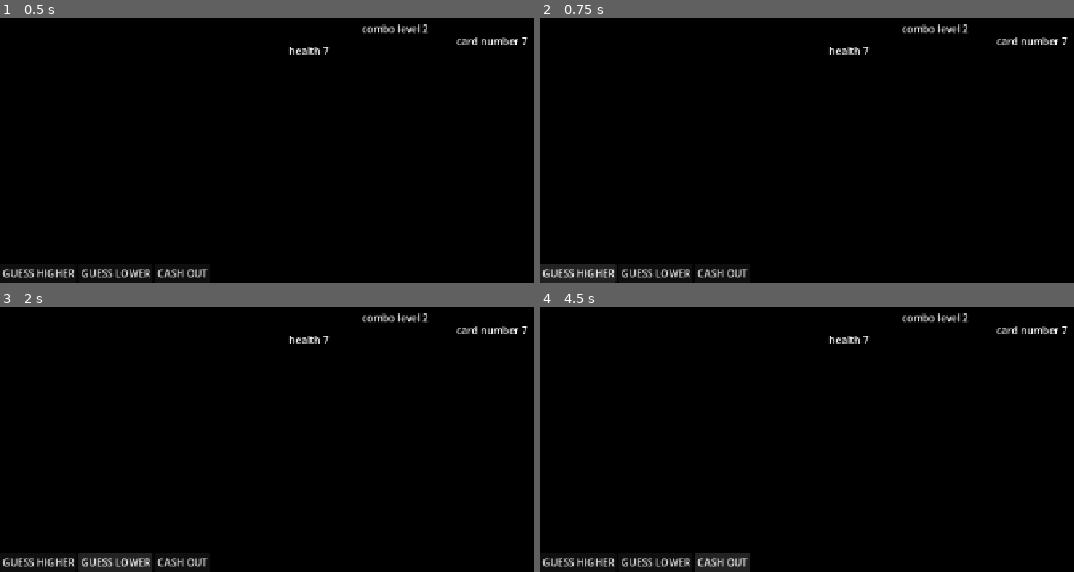
Above: before the commit, frames 1-4 (two rows, left to right).
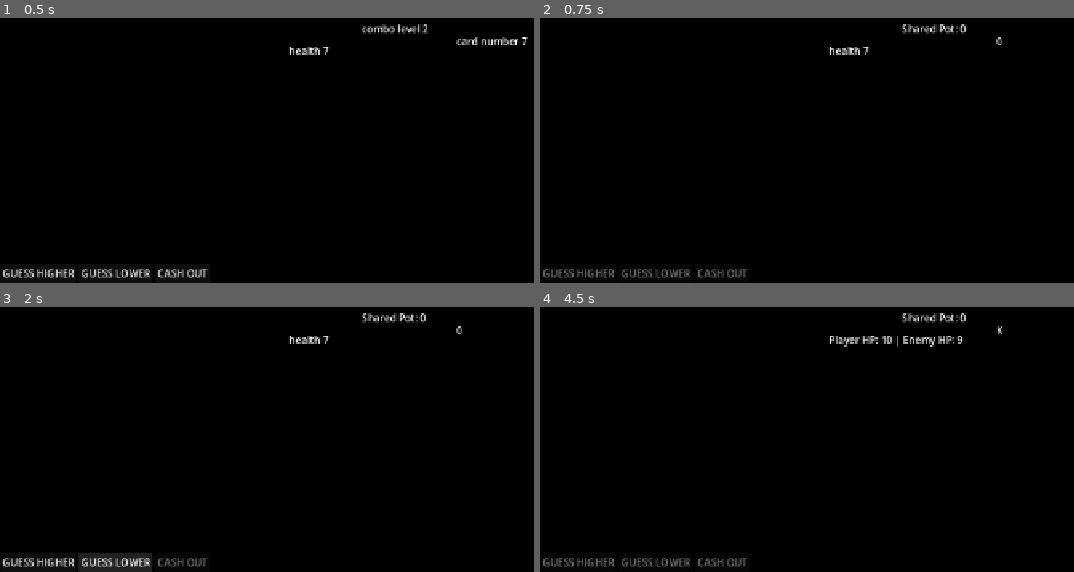
Above: after the commit, the same moments.

Repository: wadahac/HighLowPrototype
Game: Godot game, scene res://scenes/main.tscn
The game is run twice, just before and just after one commit, with the same random seed, the same clock (stepped at 60 frames per second) and the same inputs.
Inputs (mouse positions are in pixels of both pictures, inside the frame that each line leads up to):
- Up to frame 1 (0.5 s): no input
- Up to frame 2 (0.75 s): click "GUESS HIGHER" at 0.5 s
- Up to frame 3 (2 s): click (117, 561) at 1.25 s, where only the run before the commit has a clickable "GUESS LOWER"
- Up to frame 4 (4.5 s): click (721, 561) at 2 s, where only the run before the commit has a clickable "CASH OUT"; click "GUESS HIGHER" at 2.75 s; click (657, 561) at 3.5 s, where only the run before the commit has a clickable "GUESS LOWER"; click "CASH OUT" at 4.25 s

Frame 1 is identical in both runs. In frame 2, 2.0% of the frame differs, in the area x 0-99%, y 2-100%; in frame 3, 0.7%; in frame 4, 2.3%.
Error before the commit: Parse Error: Expected opening "(" after function name. (res://src/HighLowGameManager.gd:313)
Error after the commit: Invalid access to property or key 'pressed' on a base object of type 'null instance'. (res://src/HighLowGameManager.gd:64)

Commit message:
fix: complete player controls setup and helper UI functions in game manager
Co-authored-by: aider (gemini/gemini-3.6-flash) <aider@aider.chat>

Diff:
--- a/high-low-prototype/src/HighLowGameManager.gd
+++ b/high-low-prototype/src/HighLowGameManager.gd
@@ -310,4 +310,61 @@
 		if enemy_ai:
 			enemy_ai.take_turn(active_card, shared_pot, player_hp, enemy_cash_out_and_pass_locked)
 
-func set_player_controls_enabled
+func set_player_controls_enabled(enabled: bool) -> void:
+	higher_button.disabled = not enabled
+	lower_button.disabled = not enabled
+
+	if enabled and is_player_turn:
+		cash_out_button.disabled = player_cash_out_and_pass_locked or shared_pot == 0
+		pass_button.disabled = player_cash_out_and_pass_locked
+
+		chains_button.disabled = chains_trump.is_used
+		executioner_button.disabled = executioner_trump.is_used
+		vision_button.disabled = vision_trump.is_used
+		sacrifice_button.disabled = sacrifice_trump.is_used
+		mirror_button.disabled = mirror_trump.is_used
+	else:
+		cash_out_button.disabled = true
+		pass_button.disabled = true
+		chains_button.disabled = true
+		executioner_button.disabled = true
+		vision_button.disabled = true
+		sacrifice_button.disabled = true
+		mirror_button.disabled = true
+
+func check_game_state() -> bool:
+	if player_hp <= 0:
+		game_over.emit("Enemy")
+		return true
+	elif enemy_hp <= 0:
+		game_over.emit("Player")
+		return true
+	return false
+
+func _update_base_card_ui() -> void:
+	var names = ["", "A", "2", "3", "4", "5", "6", "7", "8", "9", "10", "J", "Q", "K"]
+	if active_card >= 1 and active_card <= 13:
+		base_card_label.text = names[active_card]
+	else:
+		base_card_label.text = str(active_card)
+
+func _update_turn_label() -> void:
+	if turn_label:
+		if is_player_turn:
+			turn_label.text = "Your Turn"
+		else:
+			turn_label.text = "Enemy Turn"
+
+func _on_health_changed(p_hp: int, e_hp: int) -> void:
+	if health_label:
+		health_label.text = "Player HP: " + str(p_hp) + " | Enemy HP: " + str(e_hp)
+
+func _on_combo_updated(c_combo: int) -> void:
+	if combo_label:
+		combo_label.text = "Shared Pot: " + str(c_combo)
+
+func _on_game_over(winner: String) -> void:
+	set_player_controls_enabled(false)
+	if status_label:
+		status_label.text = "Game Over! " + winner + " Wins!"
+	restart_button.show()
